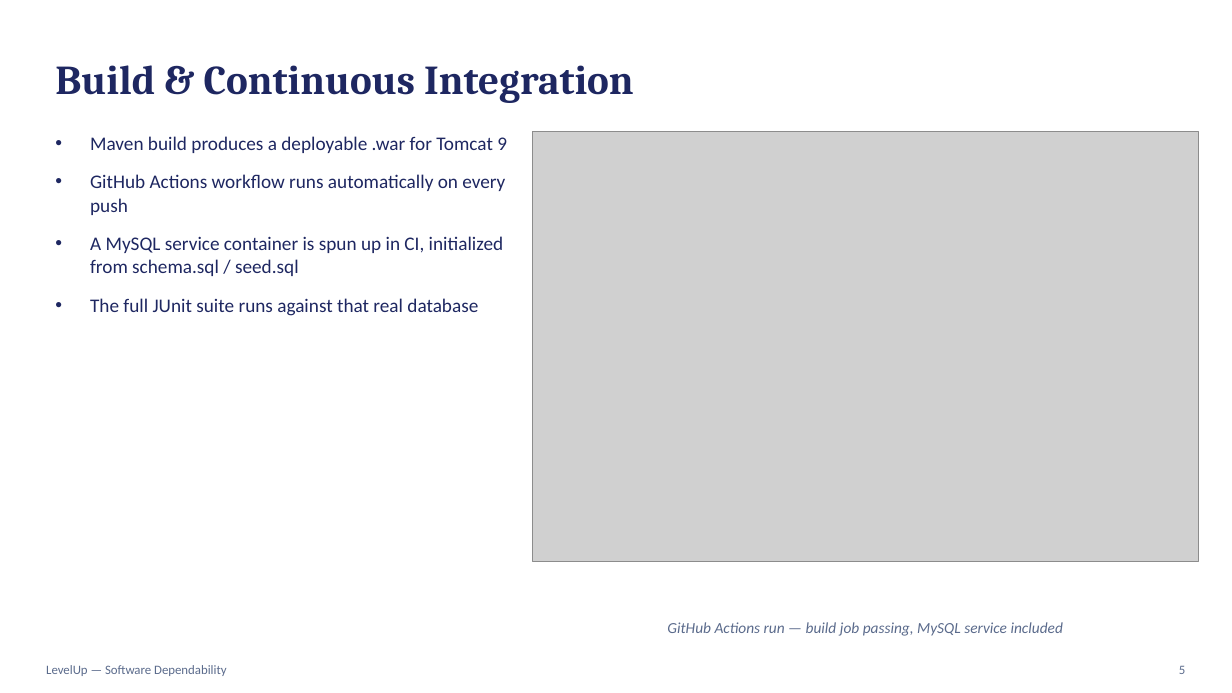
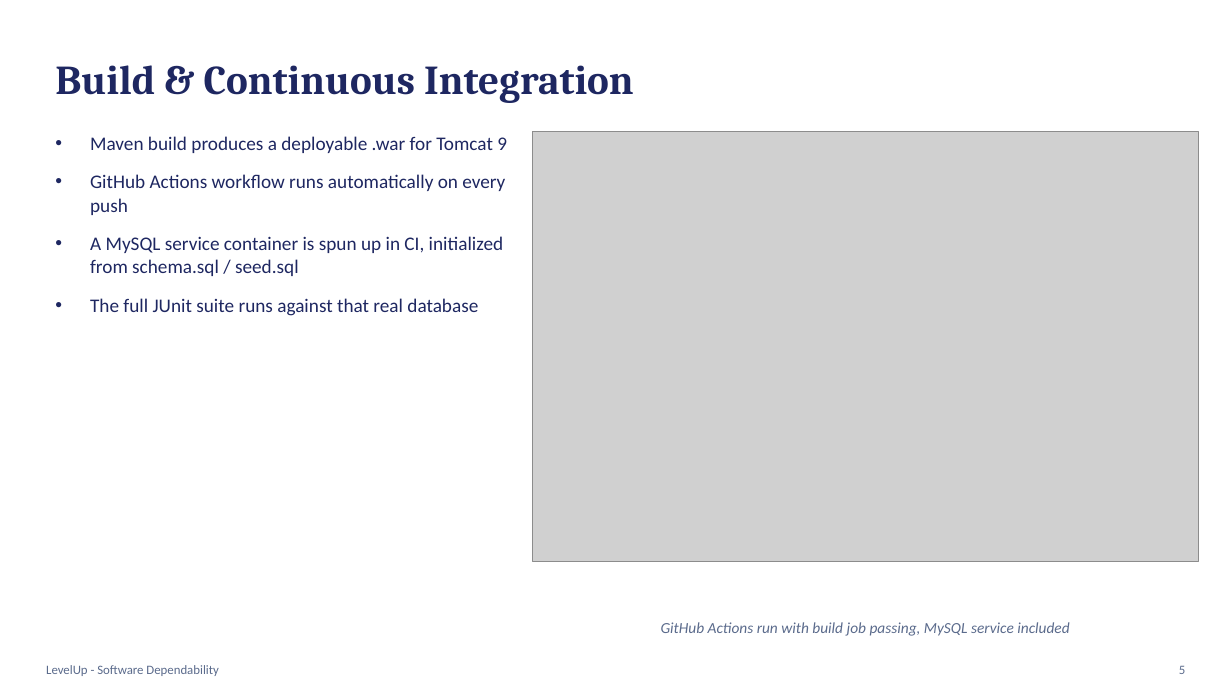
Before and after one commit to Pierbit/LevelUpProjectSD, a slide deck: slide 5 of LevelUp_SD_Presentation.pptx. Drawn at 1232x693 pixels with LibreOffice and Linux fonts; fonts in the diff are those of the drawing; grey boxes stand for pictures. Boxes give left, top, right and bottom in pixels: in the first picture for what was removed or moved away, otherwise in the second. Text is boxed around its words. In the diff, an @@ line names an element or a change of style, - is before the commit and + after.

```diff
--- a/LevelUp_SD_Presentation.pptx
+++ b/LevelUp_SD_Presentation.pptx
@@ text at [661, 622, 1069, 636]: text changed @@
-GitHub Actions run — build job passing, MySQL service included
+GitHub Actions run with build job passing, MySQL service included
@@ text at [46, 665, 218, 676]: text changed @@
-LevelUp — Software Dependability
+LevelUp - Software Dependability
```
Also in this commit, not shown: 12 other slides changed.
